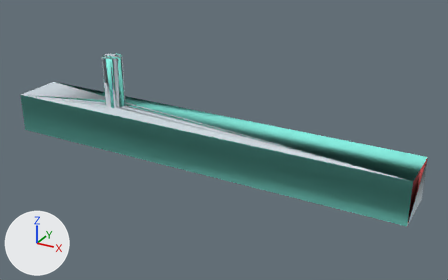
The OBJ model StaticHeatConductionExperimentation/Meshes/BeamWithHeatSource.obj as it was, and as the next commit left it.
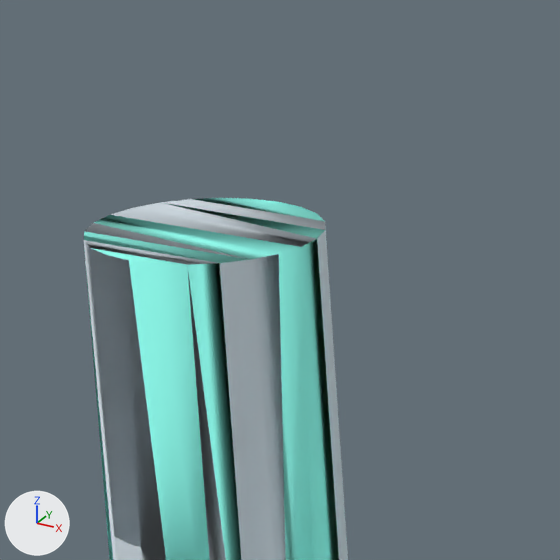
Each version is shown whole from a camera (50 mm lens) standing at (0.489, -0.46, 0.239) and looking at (0.231, 0.009, 0.005), then close up on the part from 21% to 32% of the width and 13% to 30% of the height. The lights are fixed; the arrows at lower left show +X, +Y and +Z. The first two pictures are the older version. Where no turn or scale is listed for an object, it has been applied to the vertices.

The first close-up shows 'BeamWithHeatSource'.
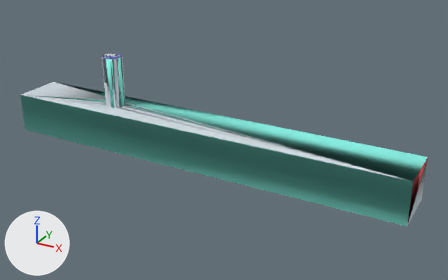
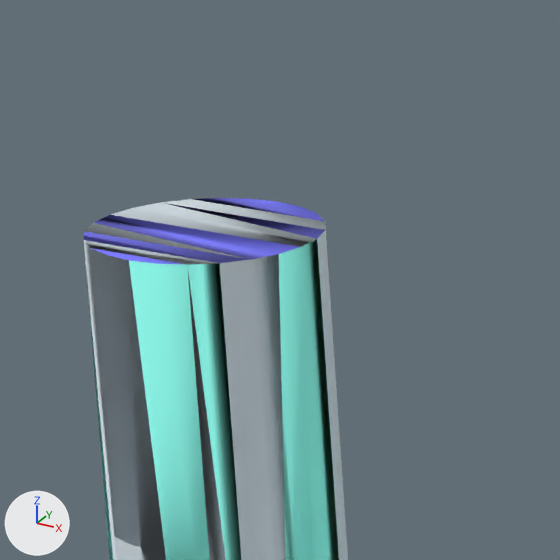
Where the change shows, as pixel boxes [x1, y1, x2, y2] in the close-ups (560 x 560 px):
```json
{"part": 1, "of": "me_beamwithheatsource", "change": "recoloured", "before": [84, 198, 325, 264], "after": [84, 198, 325, 264], "on screen": "cyan to blue"}
```

Edits to the scene script, one JSON object a line:
```json
{"block": "me_beamwithheatsource", "where": "me_beamwithheatsource.from_pydata(...)  # 72 vertices, 154 faces; spans x 0.002..0.412, y -0.02..0.03, z -0.02..0.07"}
{"block": "me_beamwithheatsource", "where": "# used by ob_beamwithheatsource; location = (0.0, 0.0, 0.0)"}
{"block": "me_beamwithheatsource", "change": "me_beamwithheatsource part 1: 14 of the faces centred in x 0.104..0.111, y -0.004..0.015, z 0.07 switch from mat_boundary1 (cyan #90fff1) to mat_boundary3 (blue #7a7aff)"}
```
